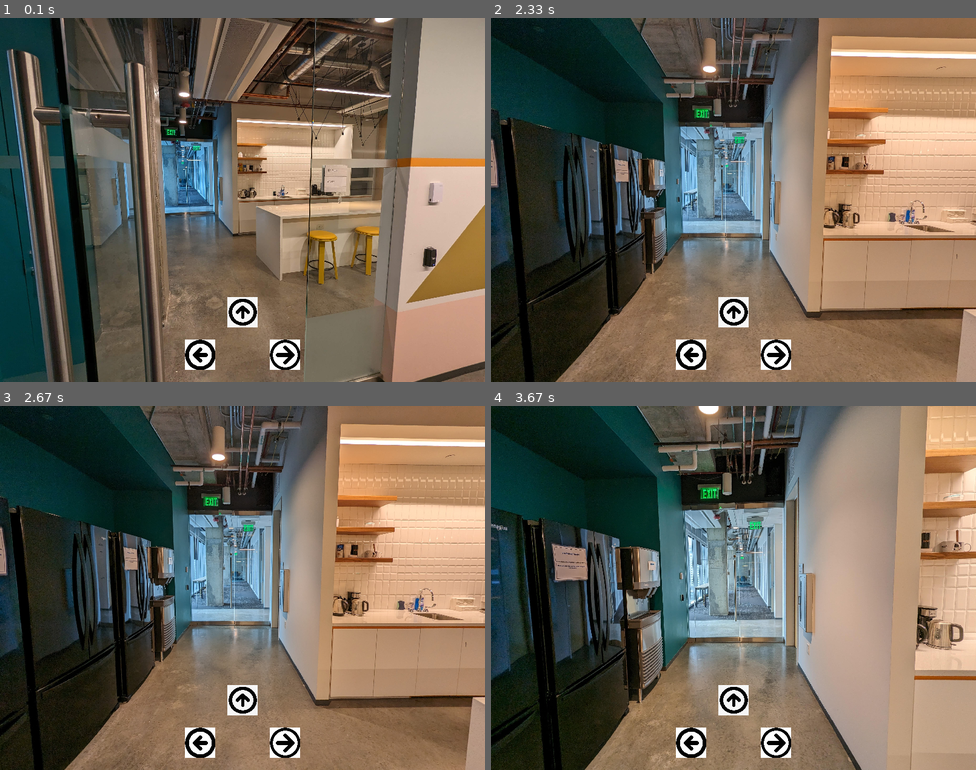
Above: before the commit, frames 1-4 (two rows, left to right).
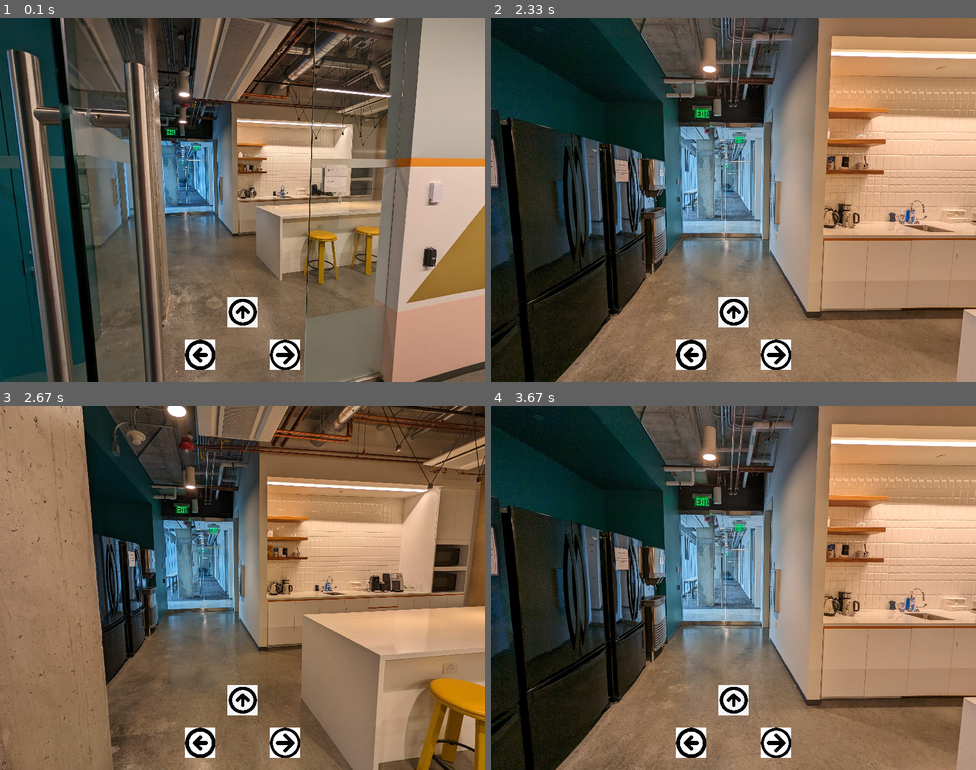
Above: after the commit, the same moments.

Repository: balloch/playingpretend
Game: pygame game, started from pygame_demo.py
Same seed, same stepped clock (60 frames per second), same inputs: the game is played once before the commit and once after it.
Inputs:
- Up to frame 1 (0.1 s): no input
- Up to frame 2 (2.33 s): hold Right 0.33-0.8 s; hold Up 0.83-1.3 s; hold Right 1.33-1.8 s; hold Left from 1.83 s (still down)
- Up to frame 3 (2.67 s): release Left at 2.37 s; hold Down from 2.4 s (still down)
- Up to frame 4 (3.67 s): release Down at 2.87 s; hold Left 2.9-3.37 s; hold Up from 3.4 s (still down)

Frames 1-2 are identical in both runs. In frame 3, 78% of the frame differs, in the area x 0-100%, y 0-100%; in frame 4, 60%.

Commit message:
working sim

Diff:
--- a/pygame_demo.py
+++ b/pygame_demo.py
@@ -43,33 +43,33 @@
             self.envname = envname
             # self.find_neighbors()
 
-    def find_neighbors(self):
-        """
-        finds the neighbors of a node based on images in the same directory
-        """
-
-        position_neighborhood = (self.position-1,self.position, self.position+1)
-        for neighbor in self.neighbors:
-            if self.envname != neighbor[:len(self.envname)]:
-                continue
-            pos = int(neighbor[len(self.envname)])
-            if pos not in position_neighborhood:
-                continue
-            dir = DIRECTIONS.index(neighbor[len(self.envname)+1:])
-            if dir == (self.direction + 1) % len(DIRECTIONS)  and pos == self.position:
-                self.right = neighbor
-            elif dir == (self.direction + 2) % len(DIRECTIONS) and pos == self.position and self.right is None:
-                self.right = neighbor
-            elif dir == (self.direction - 1) % len(DIRECTIONS) and pos == self.position:
-                self.left = neighbor
-            elif dir == (self.direction - 2) % len(DIRECTIONS) and pos == self.position and self.left is None:
-                self.left = neighbor
-            elif dir == self.direction and pos == self.position+1:
-                self.front = neighbor
-            elif dir == self.direction and pos == self.position-1 :
-                self.back = neighbor
-            else:
-                continue
+    # def find_neighbors(self):
+    #     """
+    #     finds the neighbors of a node based on images in the same directory
+    #     """
+
+    #     position_neighborhood = (self.position-1,self.position, self.position+1)
+    #     for neighbor in self.neighbors:
+    #         if self.envname != neighbor[:len(self.envname)]:
+    #             continue
+    #         pos = int(neighbor[len(self.envname)])
+    #         if pos not in position_neighborhood:
+    #             continue
+    #         dir = DIRECTIONS.index(neighbor[len(self.envname)+1:])
+    #         if dir == (self.direction + 1) % len(DIRECTIONS)  and pos == self.position:
+    #             self.right = neighbor
+    #         elif dir == (self.direction + 2) % len(DIRECTIONS) and pos == self.position and self.right is None:
+    #             self.right = neighbor
+    #         elif dir == (self.direction - 1) % len(DIRECTIONS) and pos == self.position:
+    #             self.left = neighbor
+    #         elif dir == (self.direction - 2) % len(DIRECTIONS) and pos == self.position and self.left is None:
+    #             self.left = neighbor
+    #         elif dir == self.direction and pos == self.position+1:
+    #             self.front = neighbor
+    #         elif dir == self.direction and pos == self.position-1 :
+    #             self.back = neighbor
+    #         else:
+    #             continue
 
     def __repr__(self) -> str:
         return f"Node({self.filedata})"
@@ -97,7 +97,9 @@
         self.min_direction = float('inf')
         self.max_direction = float('-inf')
 
-    def addnodesfromdir(self, envname='kitchen'):
+    def addnodesfromdir(self, dir=None, envname='kitchen'):
+        if dir is None:
+            dir = self.image_directory
         image_files = [f for f in os.listdir(self.image_directory) if f.lower().endswith(('.png', '.jpg', '.jpeg'))]
 
         for image_file in image_files:
@@ -248,7 +250,10 @@
                         graph.right()
                     elif event.key == pygame.K_UP:
                         graph.forward()
+                    elif event.key == pygame.K_DOWN:
+                        graph.back()
                     current_image = pygame.image.load(graph.curr_node.filedata)
+                    print(graph.curr_node.position, graph.curr_node.direction)
 
                 else: ## For testing only, to be deleted
                     if event.key == pygame.K_LEFT:
@@ -280,11 +285,11 @@
 
 
 if __name__ == '__main__':
-
-    test = True
+    graph = ImageGraph()
+    test = False
+
     if test == True:
         # make graph
-        graph = ImageGraph()
         sample_node = Node('images/kitchen3s')
         print('name', sample_node.name)
         print('dir', sample_node.directory)
@@ -292,11 +297,9 @@
         print('direction', sample_node.direction)
         # print('position', sample_node.position)
         # print('position', sample_node.position)
-        sample_node.find_neighbors()
+        # sample_node.find_neighbors()
         print(sample_node.left, sample_node.right, sample_node.front, sample_node.back)
 
-        graph.addnodesfromdir()
-        print(graph.node_list)
-
-        run_game(graph)
-    run_game()
+    graph.addnodesfromdir('images')
+
+    run_game(graph)
